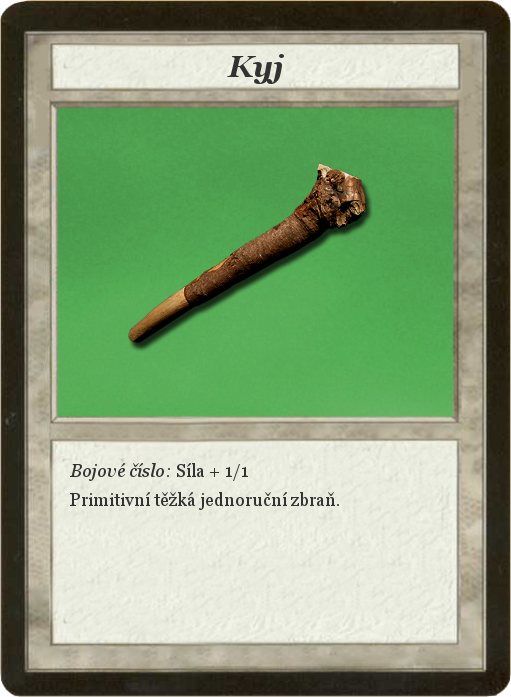
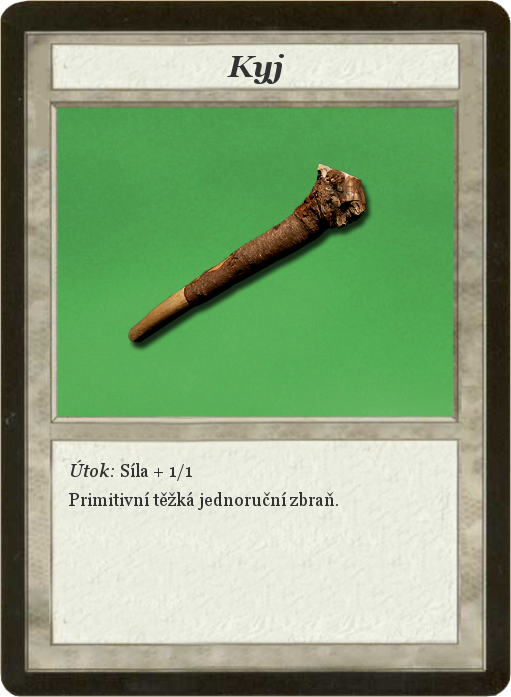
Comparing the layer stacks of the two 511x697 images. Changes:
renamed "Bojové číslo: Síla + 1/1 ..." to "Útok: Síla + 1/1 ...", painted on it over [69, 460, 339, 510]
